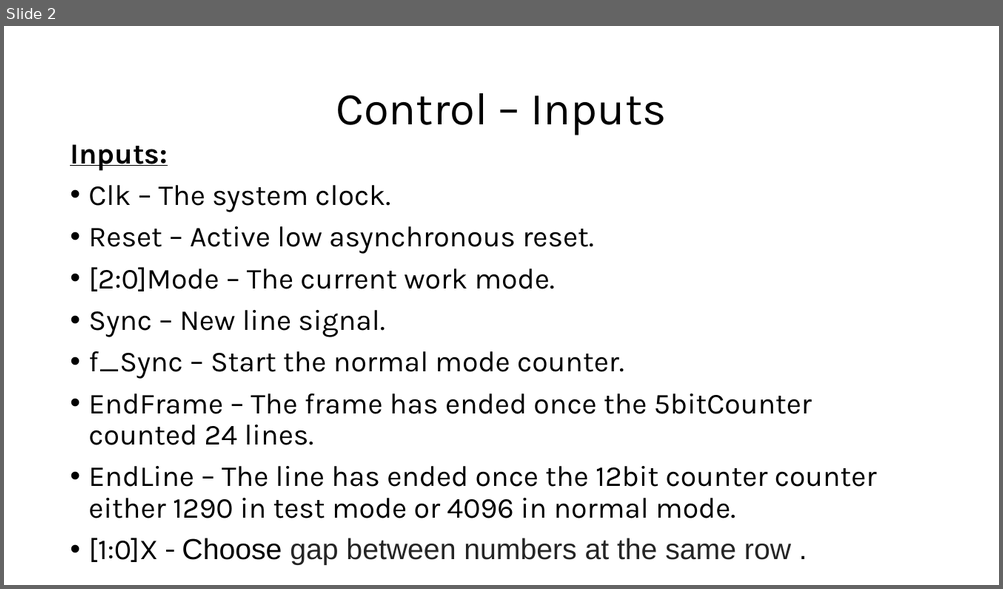
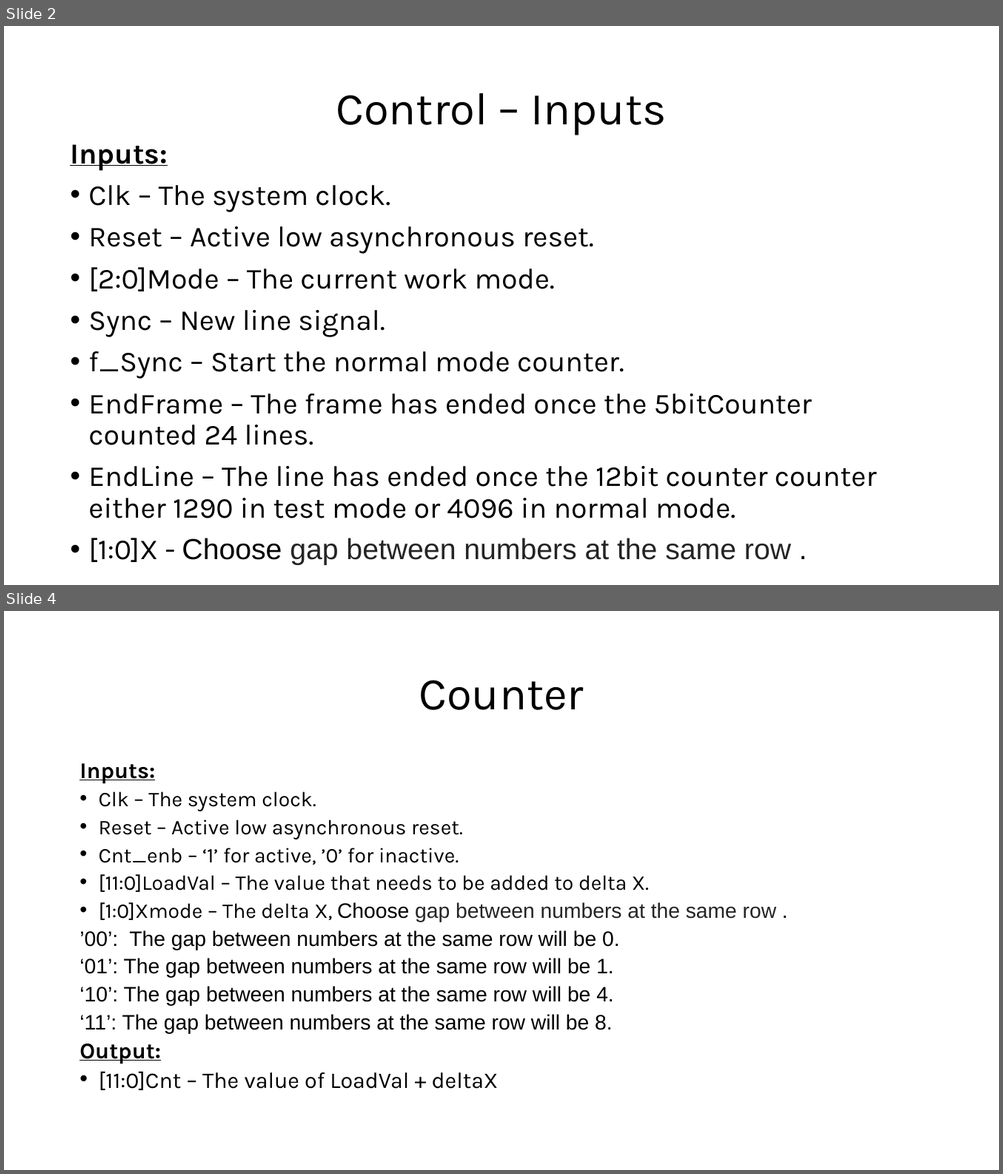
Before and after one commit to sabarioded/Patterns_Project, a slide deck: reports/Block_diagram_v6.pptx. Shown one above the other, each under a label of ours: slide 2 before the commit, slides 2 and 4 after it; the slides between them are not shown. The pictures are 1003x589 and 1003x1174 pixels, drawn with LibreOffice and Linux fonts; fonts in the diff are those of the drawing. Boxes give left, top, right and bottom in pixels: in the first picture for what was removed or moved away, otherwise in the second. Text is boxed around its words. In the diff, an @@ line names an element or a change of style, - is before the commit and + after.

```diff
--- a/reports/Block_diagram_v6.pptx
+++ b/reports/Block_diagram_v6.pptx
@@ slide 4 added at box(4, 611, 999, 1170), background #FFFFFF @@
@@ title added at box(418, 680, 583, 710), 44 pt, text #000000 @@
+Counter
@@ text added at box(79, 763, 777, 1091), 20.1 pt, text #000000 @@
+Inputs:
+• Clk – The system clock.
+• Reset – Active low asynchronous reset.
+• Cnt_enb – ‘1’ for active, ’0’ for inactive.
+• [11:0]LoadVal – The value that needs to be added to delta X.
+• [1:0]Xmode – The delta X, Choose gap between numbers at the same row .
+’00’: The gap between numbers at the same row will be 0.
+‘01’: The gap between numbers at the same row will be 1.
+‘10’: The gap between numbers at the same row will be 4.
+‘11’: The gap between numbers at the same row will be 8.
+Output:
+• [11:0]Cnt – The value of LoadVal + deltaX
```
Also in this commit, not shown: 1 slide changed, 4 other slides added, 1 slide removed, 1 other file.
